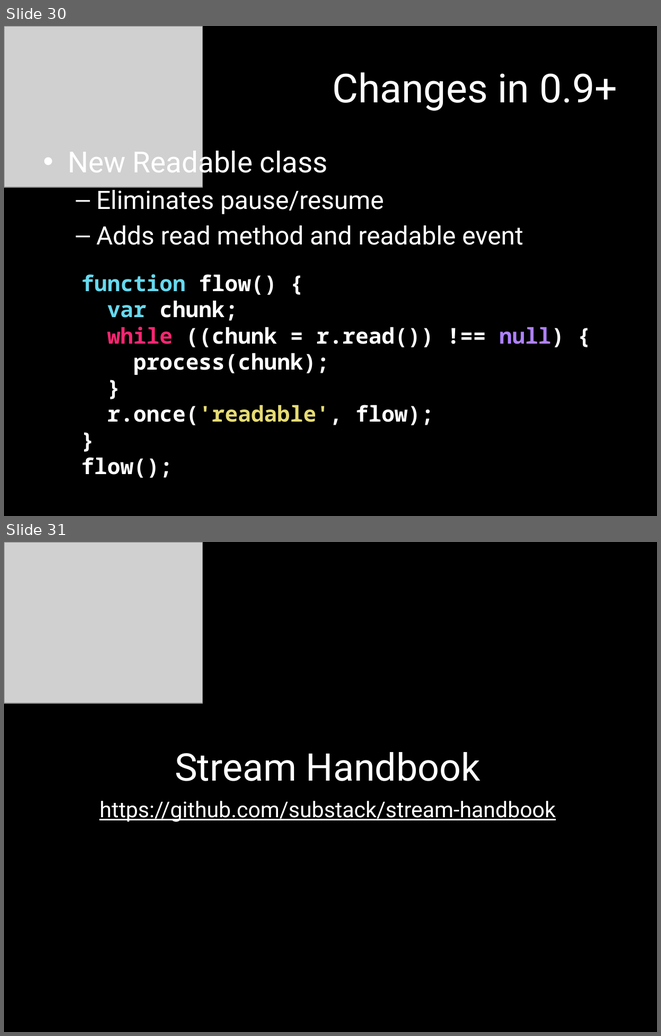
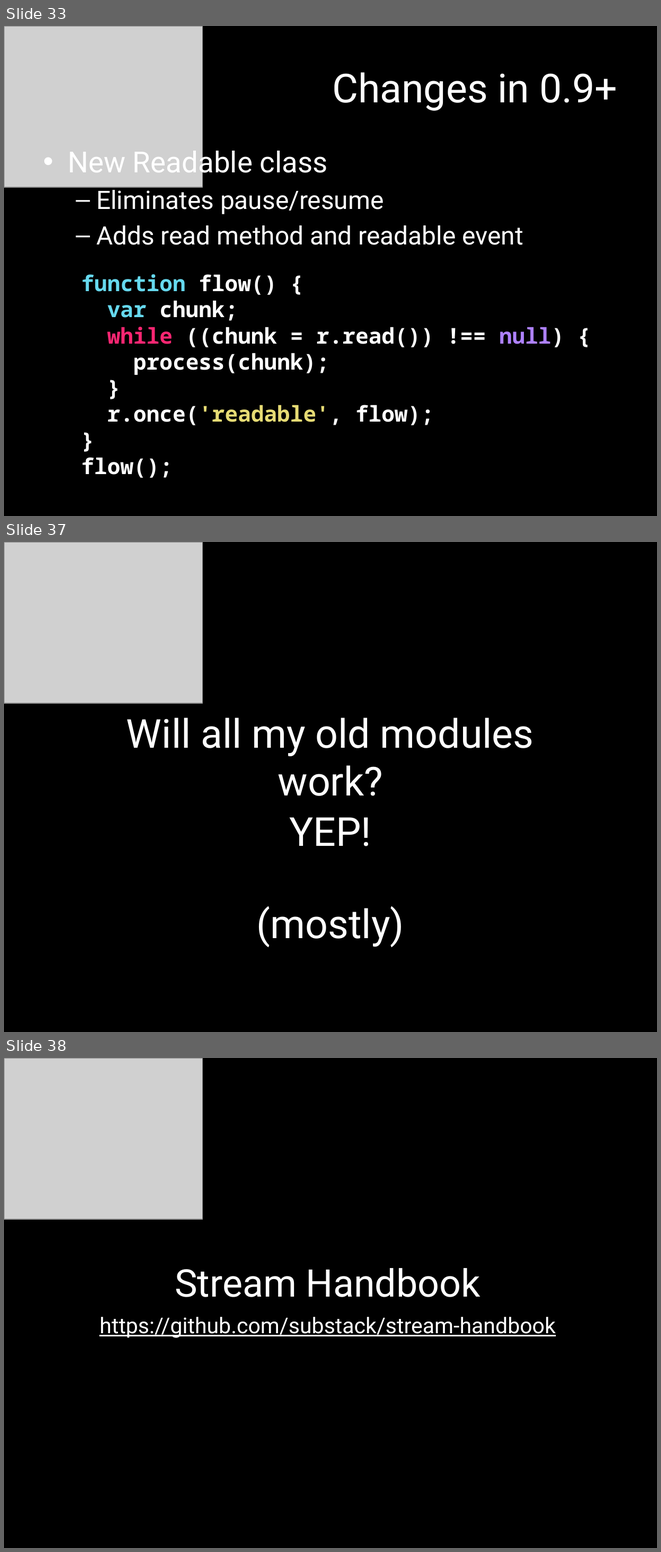
Before and after one commit to mattpodwysocki/SDC2013, a slide deck: SDC2013.pptx. Shown one above the other, each under a label of ours: slides 30 and 31 before the commit, slides 33, 37 and 38 after it; the slides between them are not shown. The pictures are 661x1036 and 661x1552 pixels, drawn with LibreOffice and Linux fonts; fonts in the diff are those of the drawing; grey boxes stand for pictures. Boxes give left, top, right and bottom in pixels: in the first picture for what was removed or moved away, otherwise in the second. Text is boxed around its words. In the diff, an @@ line names an element or a change of style, - is before the commit and + after.

```diff
--- a/SDC2013.pptx
+++ b/SDC2013.pptx
@@ slide 37 added at (4, 542, 657, 1032), background #000000 @@
@@ picture added at (4, 542, 203, 703) @@
@@ text added at (126, 717, 534, 796), 44 pt, text #FFFFFF @@
+Will all my old modules work?
@@ text added at (289, 817, 371, 846), 44 pt, text #FFFFFF @@
+YEP!
@@ text added at (257, 906, 404, 947), 44 pt, text #FFFFFF @@
+(mostly)
@@ what was slide 30 is now slide 33 @@
@@ what was slide 31 is now slide 38 @@
```
Also in this commit, not shown: 1 slide changed, 7 other slides added, 1 slide removed.
